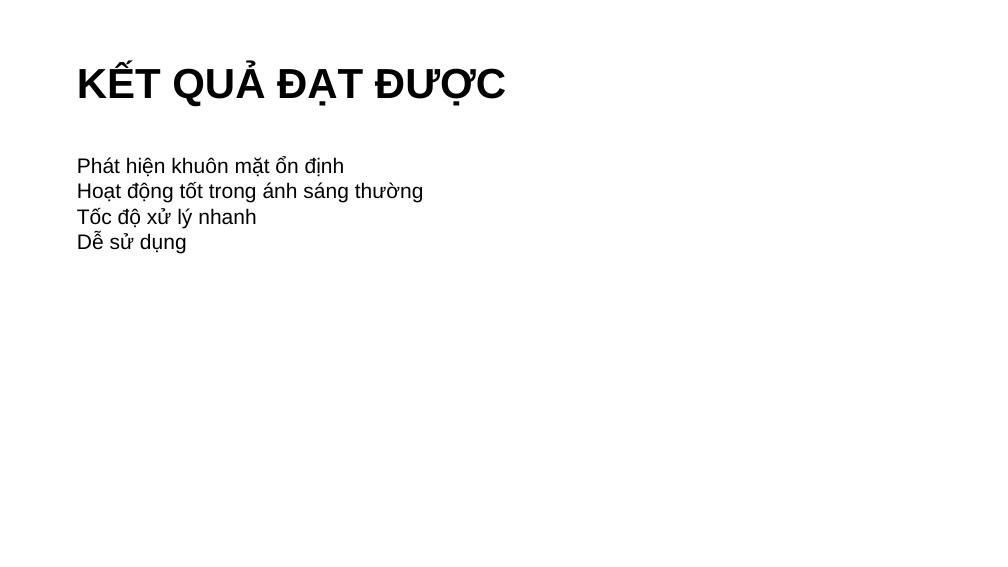
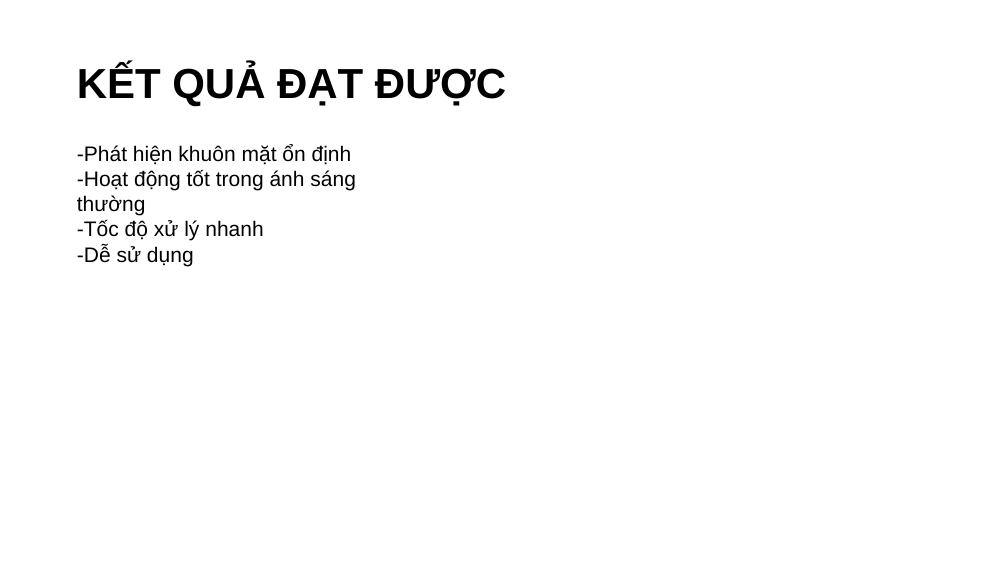
Before and after one commit to truongthanhbao310-source/csn-da23ttb-truongthanhbao-OpenCV-python, a slide deck: slide 15 of cosonganh.pptx. Drawn at 1008x567 pixels with LibreOffice and Linux fonts; fonts in the diff are those of the drawing. Boxes give left, top, right and bottom in pixels: in the first picture for what was removed or moved away, otherwise in the second. Text is boxed around its words. In the diff, an @@ line names an element or a change of style, - is before the commit and + after.

```diff
--- a/cosonganh.pptx
+++ b/cosonganh.pptx
@@ text at box(77, 144, 356, 266): text changed @@
-Phát hiện khuôn mặt ổn định
-Hoạt động tốt trong ánh sáng thường
-Tốc độ xử lý nhanh
-Dễ sử dụng
+-Phát hiện khuôn mặt ổn định
+-Hoạt động tốt trong ánh sáng thường
+-Tốc độ xử lý nhanh
+-Dễ sử dụng
```
Also in this commit, not shown: 1 other slide changed, 1 slide added.
